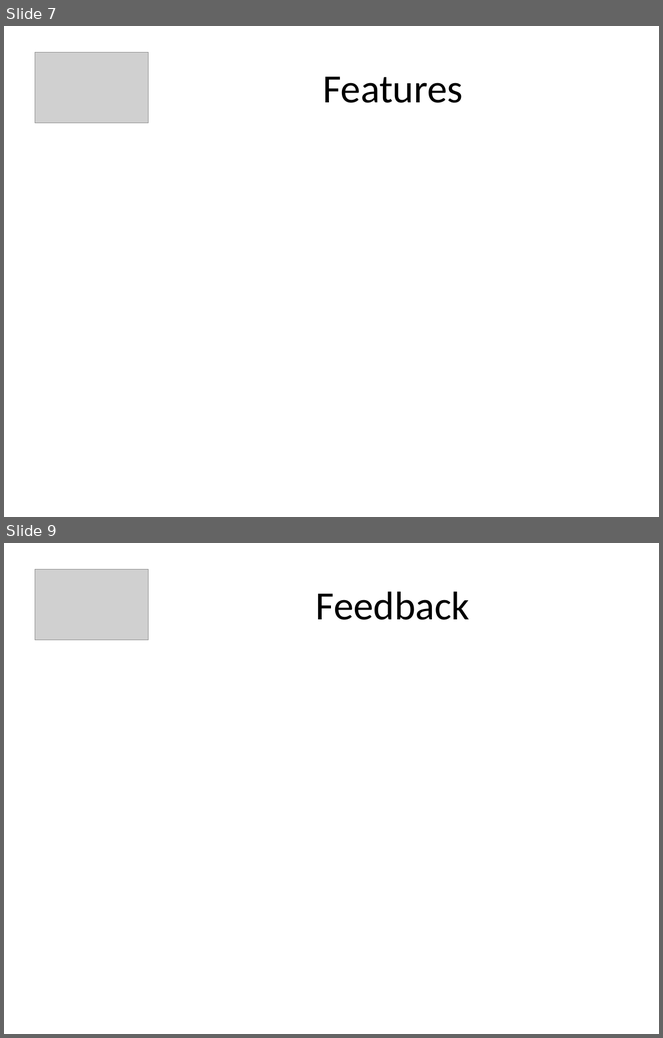
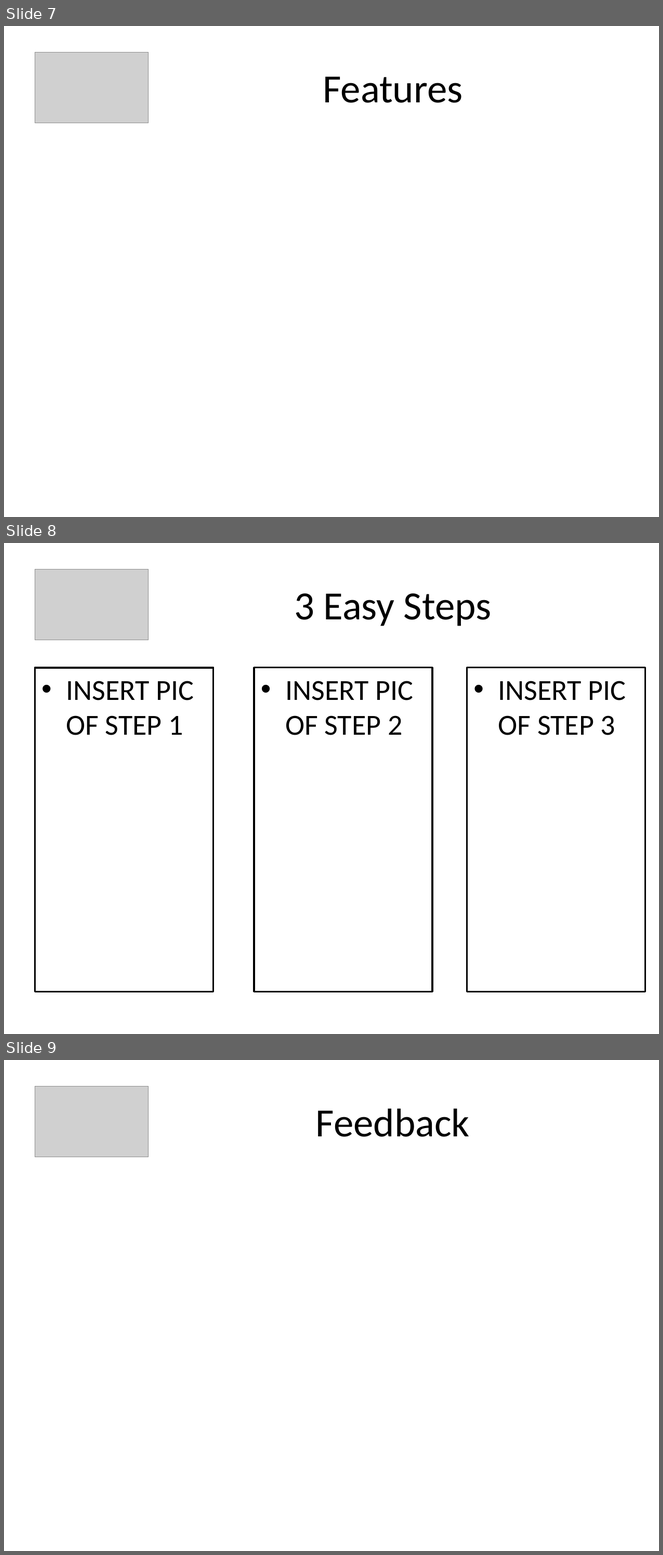
Before and after one commit to amanji/growthplot, a slide deck: PowerPoint Presentation/GrowthPlot_Presentation.pptx. Shown one above the other, each under a label of ours: slides 7 and 9 before the commit, slides 7, 8 and 9 after it; the slides between them are not shown. The pictures are 663x1038 and 663x1555 pixels, drawn with LibreOffice and Linux fonts; fonts in the diff are those of the drawing; grey boxes stand for pictures. Boxes give left, top, right and bottom in pixels: in the first picture for what was removed or moved away, otherwise in the second. Text is boxed around its words. In the diff, an @@ line names an element or a change of style, - is before the commit and + after.

```diff
--- a/PowerPoint Presentation/GrowthPlot_Presentation.pptx
+++ b/PowerPoint Presentation/GrowthPlot_Presentation.pptx
@@ slide 8 added at bbox=[4, 543, 659, 1034], background #FFFFFF @@
@@ picture added at bbox=[35, 569, 148, 640] @@
@@ title added at bbox=[294, 593, 492, 626], 44 pt, text #000000 @@
+3 Easy Steps
@@ text added at bbox=[35, 667, 213, 992], fill #FFFFFF, outline #000000 2 pt, 32 pt, text #000000 @@
+• INSERT PIC OF STEP 1
@@ rectangle added at bbox=[254, 667, 432, 992], fill #FFFFFF, outline #000000 2 pt, 32 pt, text #000000 @@
+• INSERT PIC OF STEP 2
@@ rectangle added at bbox=[467, 667, 646, 992], fill #FFFFFF, outline #000000 2 pt, 32 pt, text #000000 @@
+• INSERT PIC OF STEP 3
```
Also in this commit, not shown: 1 slide changed, 2 other slides added, 3 slides removed.
